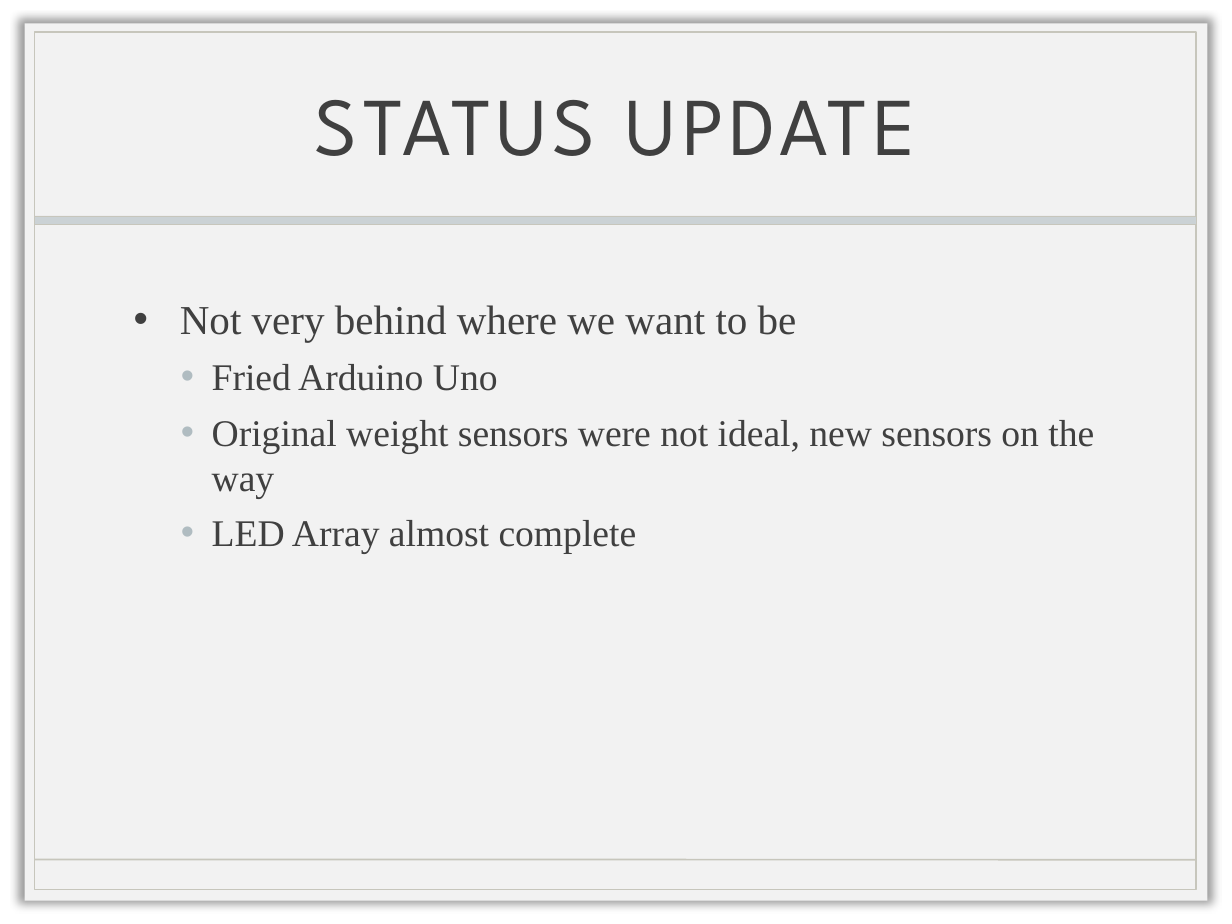
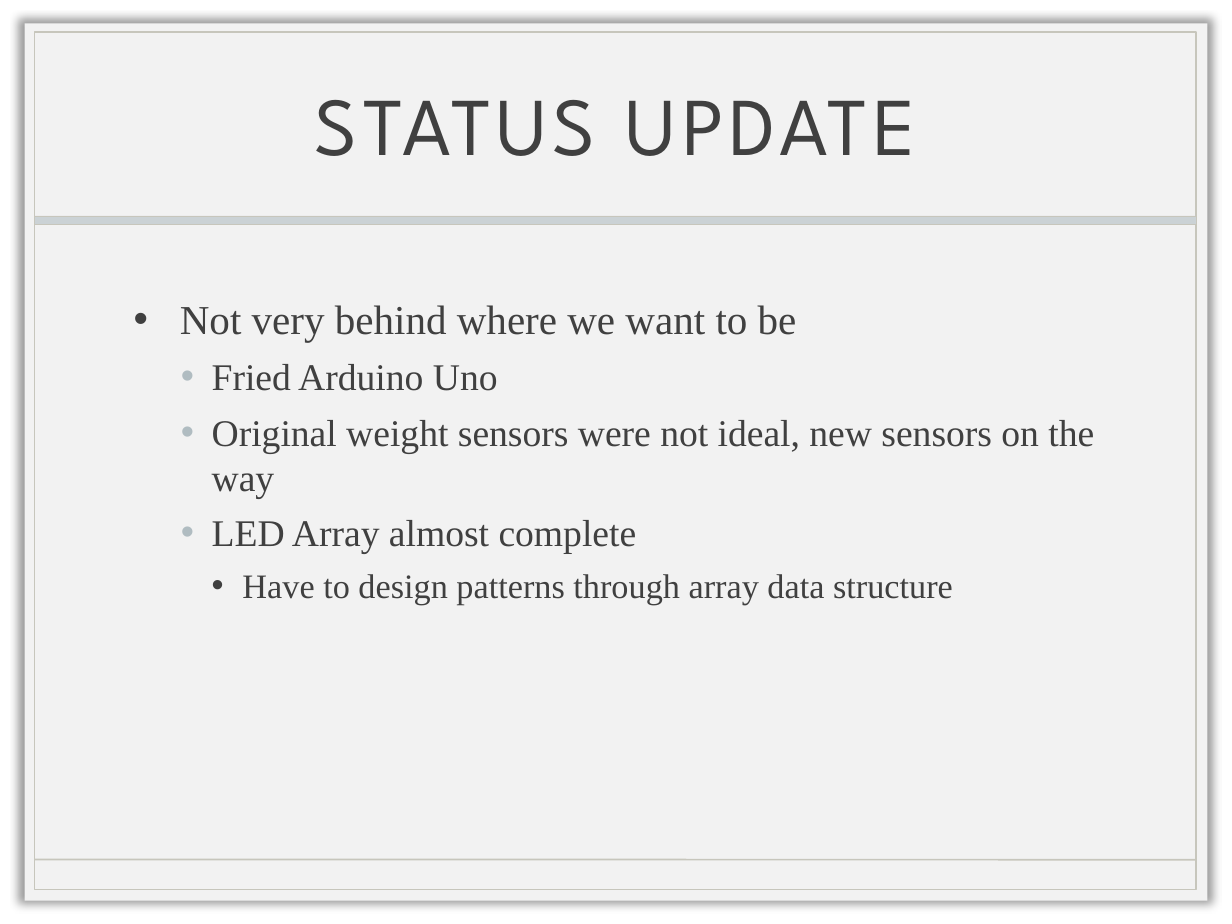
Before and after one commit to joestoica/Making-for-Good-Final-Project, a slide deck: slide 9 of Status Presentation.pptx. Drawn at 1232x924 pixels with LibreOffice and Linux fonts; fonts in the diff are those of the drawing; background and template pictures are left out. Boxes give left, top, right and bottom in pixels: in the first picture for what was removed or moved away, otherwise in the second. Text is boxed around its words. In the diff, an @@ line names an element or a change of style, - is before the commit and + after.

```diff
--- a/Status Presentation.pptx
+++ b/Status Presentation.pptx
@@ text at [242, 574, 953, 605]: paragraph added @@
+    • Have to design patterns through array data structure
```
Also in this commit, not shown: 3 other slides changed.
